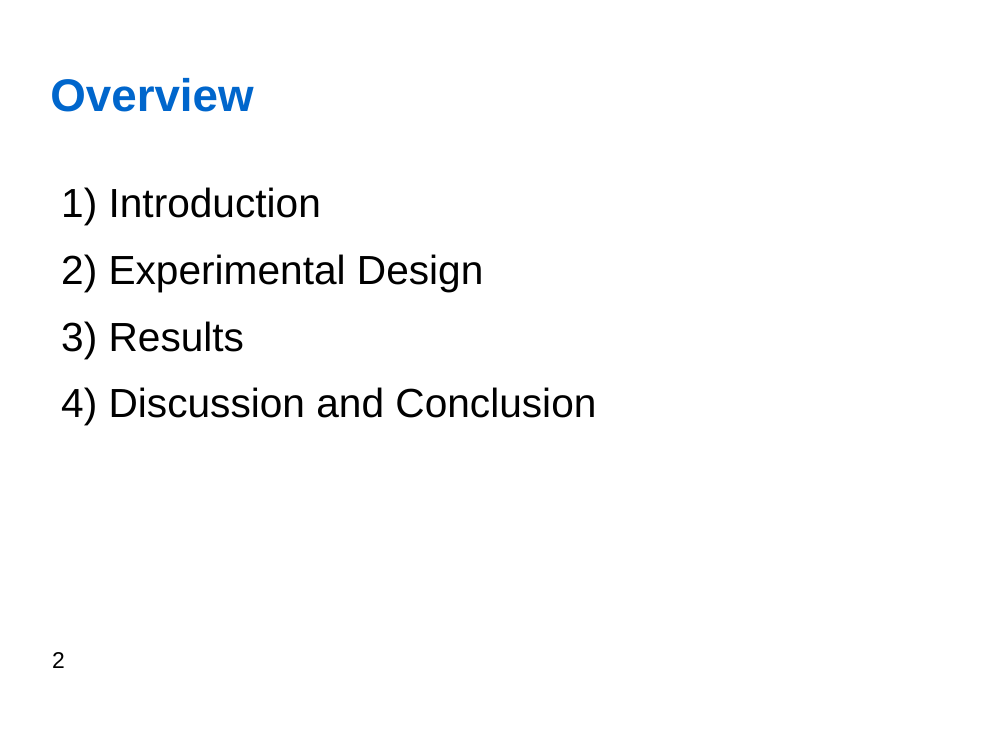
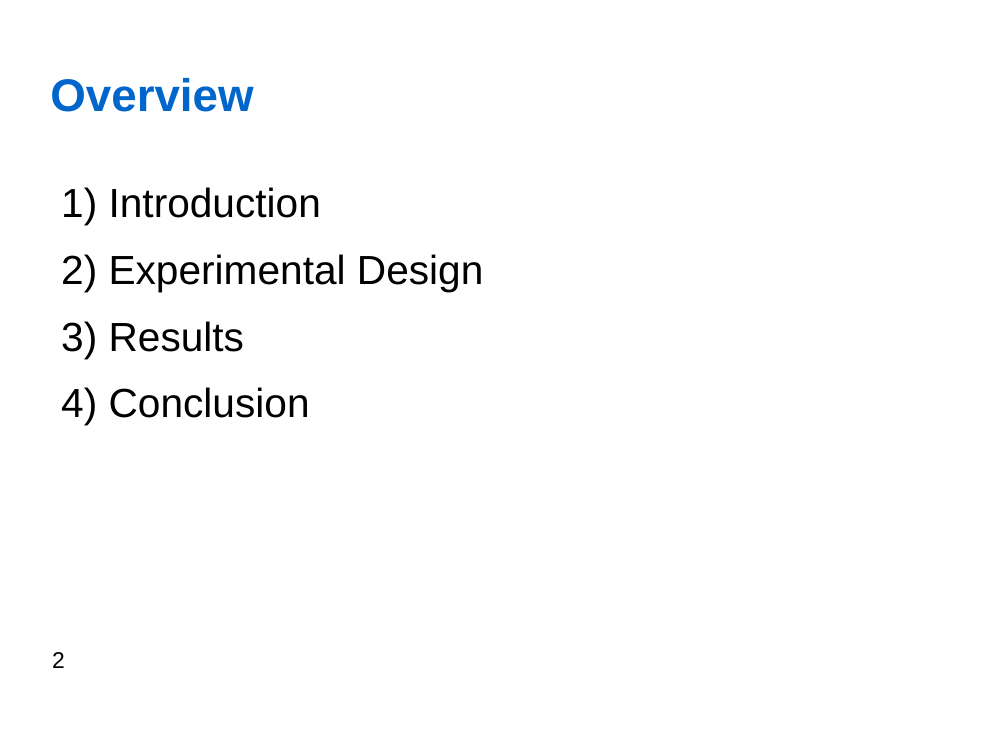
Before and after one commit to jfedjaev/NSTresearchPractice, a slide deck: slide 2 of Report/Presentation/Fedjaev_ResearchPractice.odp. Drawn at 1008x756 pixels with LibreOffice and Linux fonts; fonts in the diff are those of the drawing; background and template pictures are left out. Boxes give left, top, right and bottom in pixels: in the first picture for what was removed or moved away, otherwise in the second. Text is boxed around its words. In the diff, an @@ line names an element or a change of style, - is before the commit and + after.

```diff
--- a/Report/Presentation/Fedjaev_ResearchPractice.odp
+++ b/Report/Presentation/Fedjaev_ResearchPractice.odp
@@ text at (x1=109, y1=387, x2=310, y2=418): text changed @@
-4) Discussion and Conclusion
+4) Conclusion
```
Also in this commit, not shown: 11 other slides changed, 4 slides added, 3 slides removed, 2 other files.
